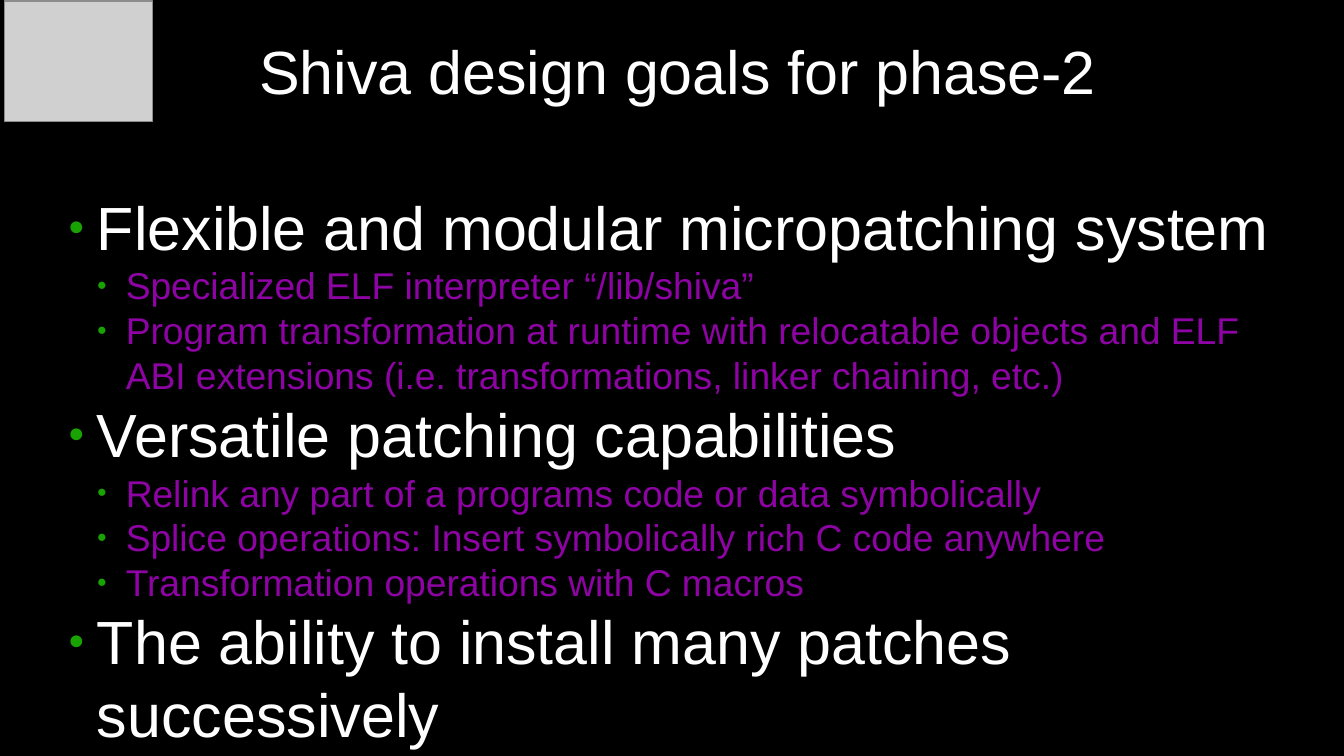
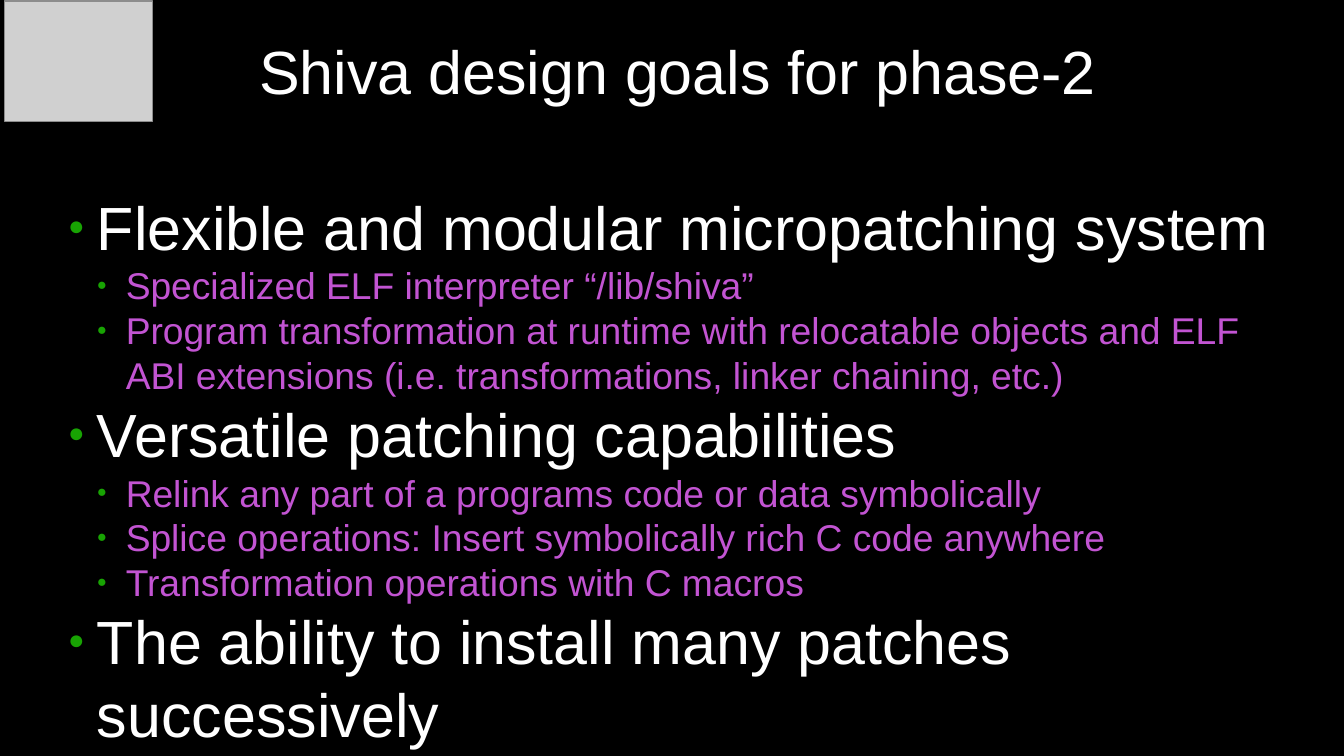
Before and after one commit to elfmaster/shiva_presentations, a slide deck: slide 3 of shiva-presentation-ais-darpa-oct-2023.odp. Drawn at 1344x756 pixels with LibreOffice and Linux fonts; fonts in the diff are those of the drawing; grey boxes stand for pictures. Boxes give left, top, right and bottom in pixels: in the first picture for what was removed or moved away, otherwise in the second. Text is boxed around its words. In the diff, an @@ line names an element or a change of style, - is before the commit and + after.

```diff
--- a/shiva-presentation-ais-darpa-oct-2023.odp
+++ b/shiva-presentation-ais-darpa-oct-2023.odp
@@ text at [126,272,1239,604]: text colour #8E03A3 to #C254D2 in "Specialized ELF interpreter “/lib/shiva”", "Program transformation at runtime with relocatable objects ...", "Relink any part of a programs code ...", "Splice operations: Insert symbolically rich C code ..." and 1 more places @@
```
Also in this commit, not shown: 4 other slides changed, 6 slides added.
